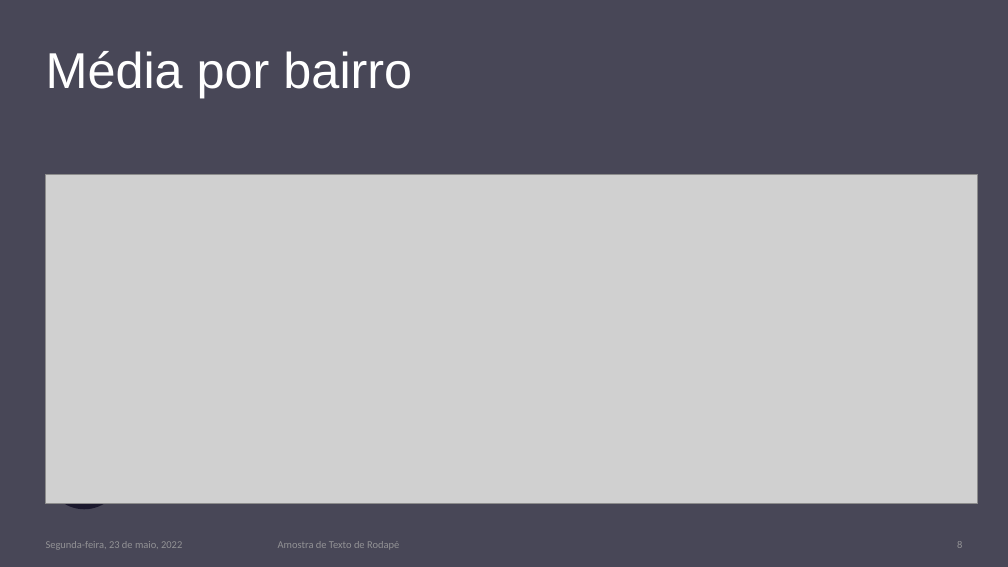
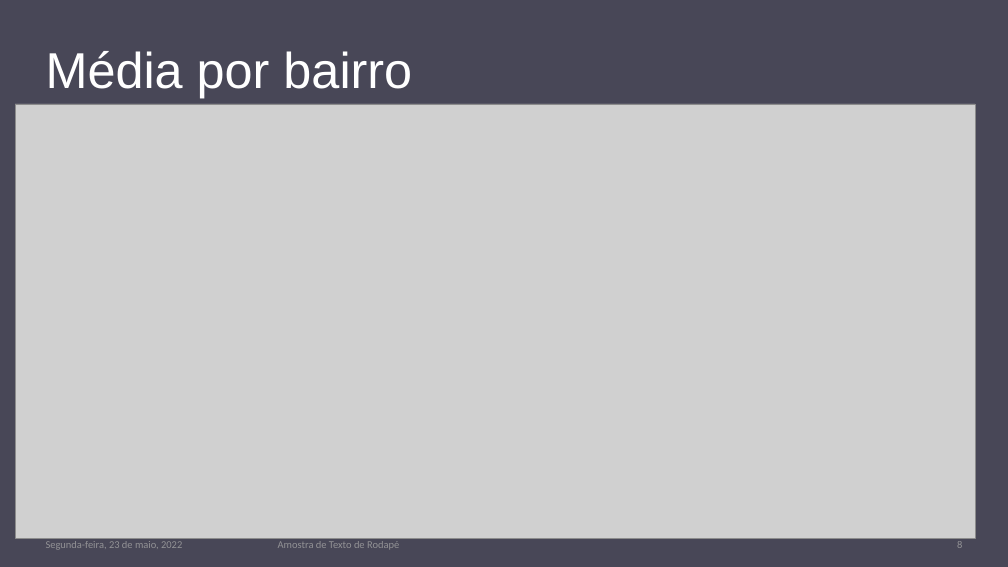
Before and after one commit to lidiambsouza/price_properties, a slide deck: slide 8 of Modelo Imobiliário.pptx. Drawn at 1008x567 pixels with LibreOffice and Linux fonts; fonts in the diff are those of the drawing; grey boxes stand for pictures. Boxes give left, top, right and bottom in pixels: in the first picture for what was removed or moved away, otherwise in the second. Text is boxed around its words. In the diff, an @@ line names an element or a change of style, - is before the commit and + after.

```diff
--- a/Modelo Imobiliário.pptx
+++ b/Modelo Imobiliário.pptx
@@ picture: place and size @@
-picture at (45,175,978,504)
+picture at (15,104,975,538)
@@ freeform shape removed at (30,444,111,526) @@
@@ freeform shape removed at (30,440,115,525) @@
```
Also in this commit, not shown: 4 other slides changed.
